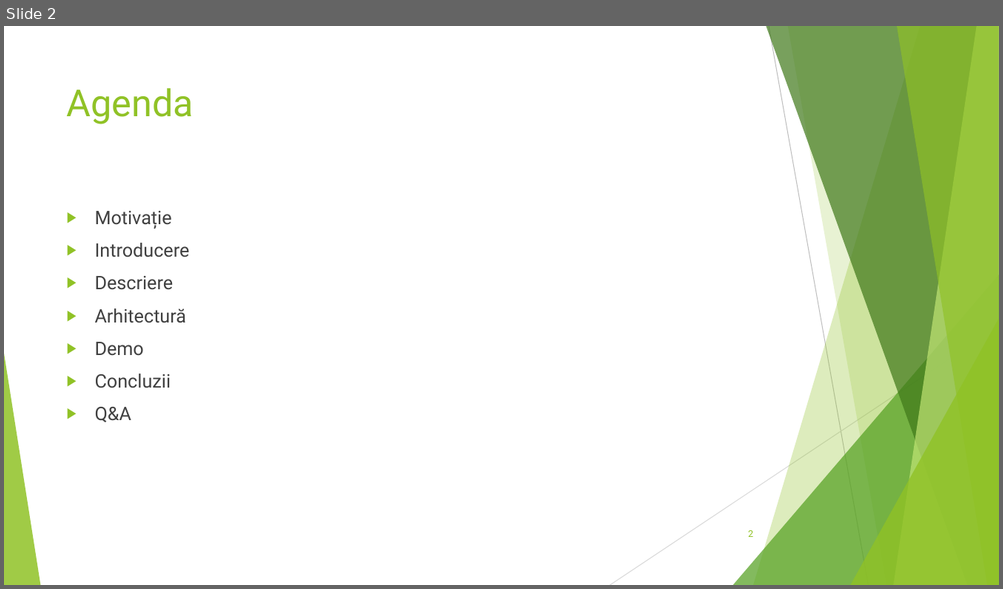
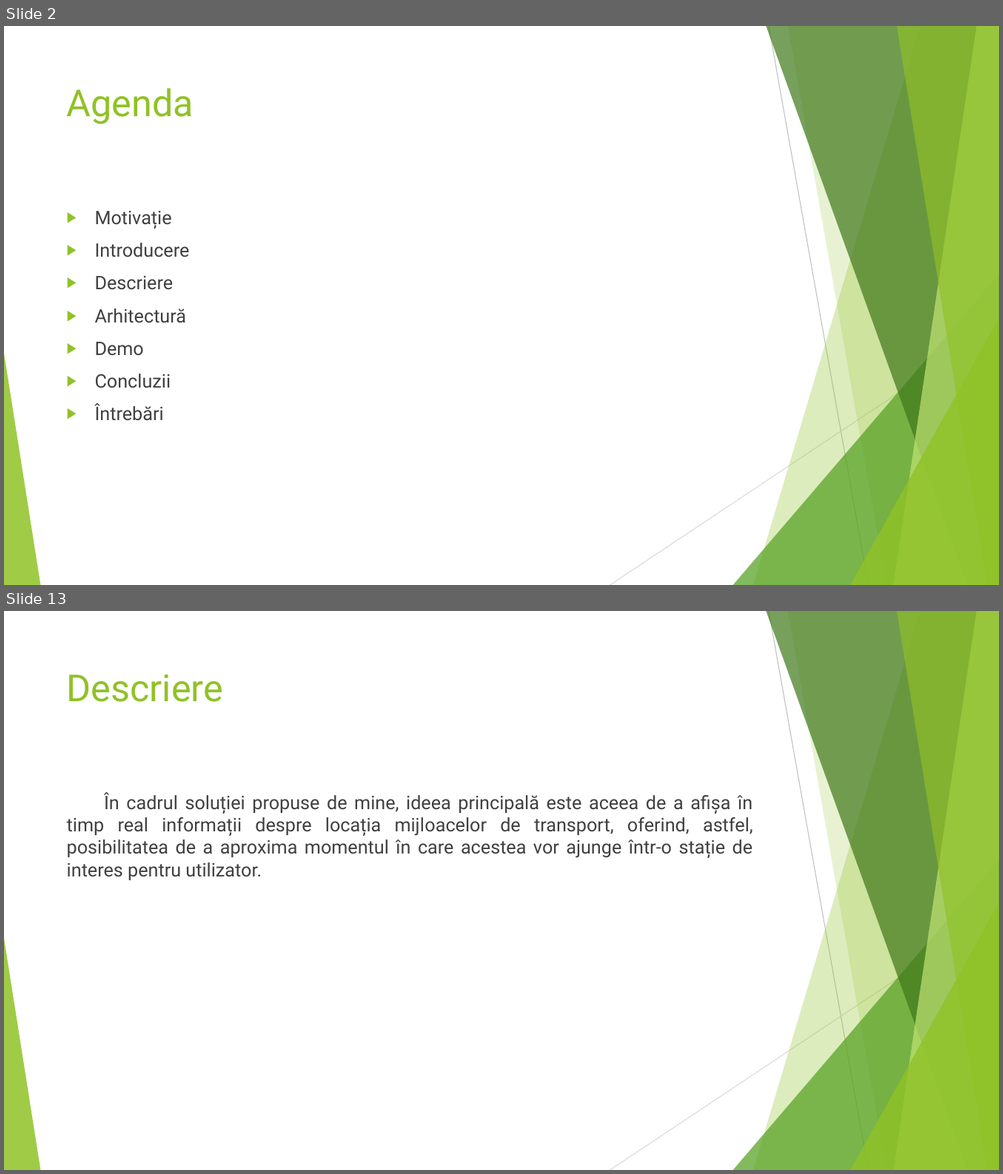
Before and after one commit to AdelinPamant/PublicTransportMonitor, a slide deck: Licenta2020PamintAdelin/PublicTransportMonitor - Prezentare.pptx. Shown one above the other, each under a label of ours: slide 2 before the commit, slides 2 and 13 after it; the slides between them are not shown. The pictures are 1003x589 and 1003x1174 pixels, drawn with LibreOffice and Linux fonts; fonts in the diff are those of the drawing. Boxes give left, top, right and bottom in pixels: in the first picture for what was removed or moved away, otherwise in the second. Text is boxed around its words. In the diff, an @@ line names an element or a change of style, - is before the commit and + after.

```diff
--- a/Licenta2020PamintAdelin/PublicTransportMonitor - Prezentare.pptx
+++ b/Licenta2020PamintAdelin/PublicTransportMonitor - Prezentare.pptx
@@ slide 13 added at <box>4,611,999,1170</box>, background #FFFFFF; not listed: 10 template elements that a slide beside it also shows @@
@@ title added at <box>67,674,223,702</box>, 36 pt, text #90C226 @@
+Descriere
@@ text added at <box>67,792,753,880</box>, 18 pt, text #404040 @@
+În cadrul soluției propuse de mine, ideea principală este aceea de a afișa în timp real informații despre locația mijloacelor de transport, oferind, astfel, posibilitatea de a aproxima momentul în care acestea vor ajunge într-o stație de interes pentru utilizator.
@@ slide 2 changed as well @@
@@ text at <box>95,404,164,421</box>: text changed @@
-▶ Q&A
+▶ Întrebări
@@ page number removed at <box>748,531,753,537</box> @@
-2
```
Also in this commit, not shown: 3 other slides changed, 22 other slides added, 5 slides removed, 2 other files.
